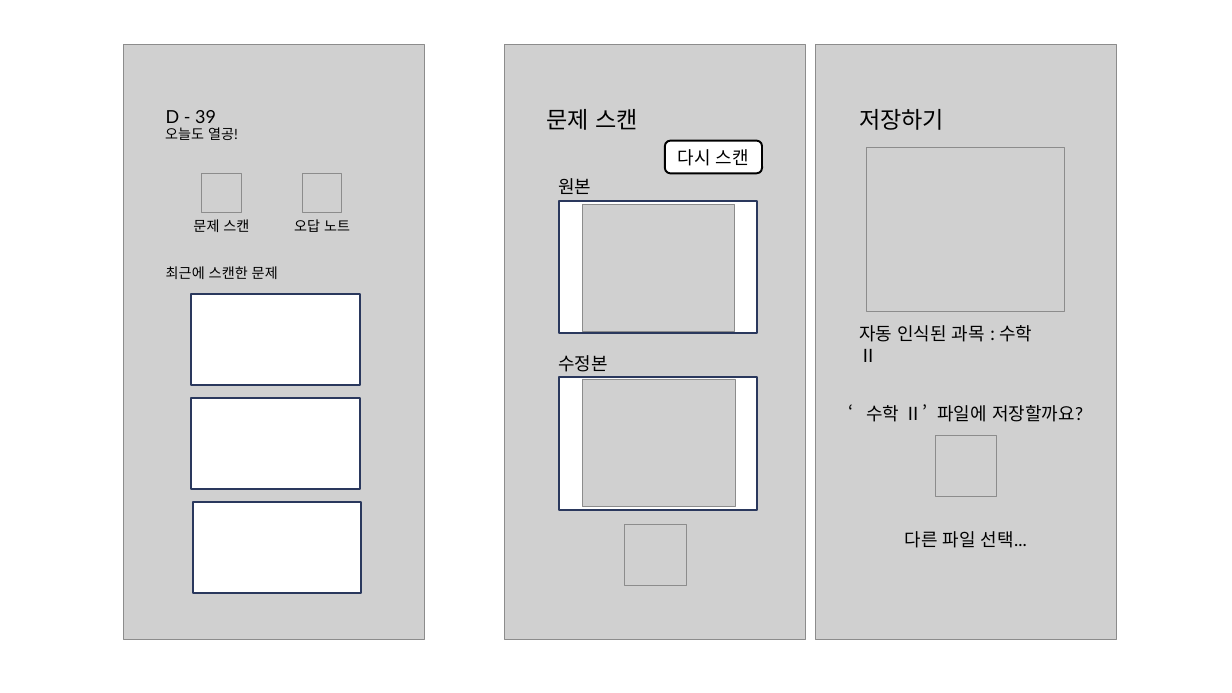
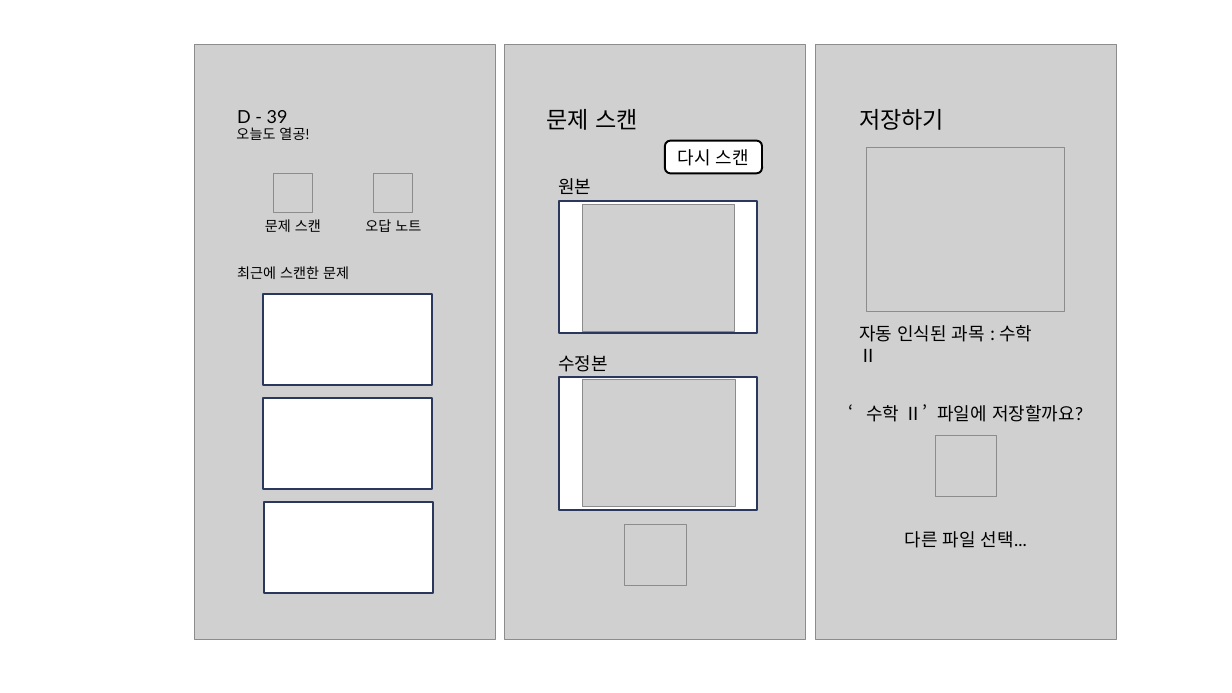
Before and after one commit to dlstjd825/opensource, a slide deck: slide 1 of doc/그림 작업.pptx. Drawn at 1232x693 pixels with LibreOffice and Linux fonts; fonts in the diff are those of the drawing; grey boxes stand for pictures. Boxes give left, top, right and bottom in pixels: in the first picture for what was removed or moved away, otherwise in the second. Text is boxed around its words. In the diff, an @@ line names an element or a change of style, - is before the commit and + after.

```diff
--- a/doc/그림 작업.pptx
+++ b/doc/그림 작업.pptx
@@ 5 texts, 3 pictures, 3 rectangles: place and size @@
-5 texts, 3 pictures, 3 rectangles at bbox=[124, 45, 425, 640]
+5 texts, 3 pictures, 3 rectangles at bbox=[195, 45, 496, 640]
```
Also in this commit, not shown: 1 other slide changed, 2 other files.
